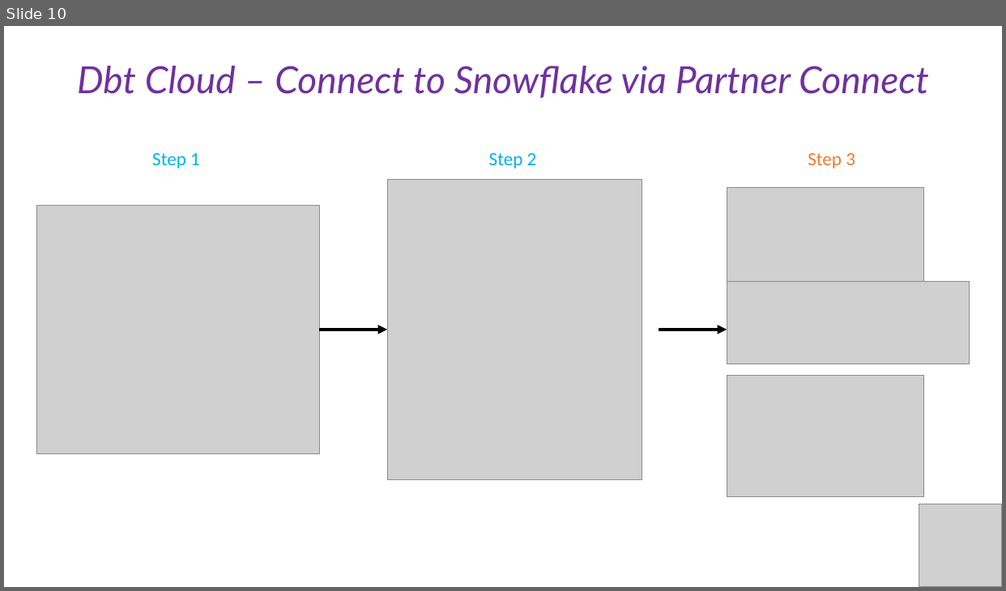
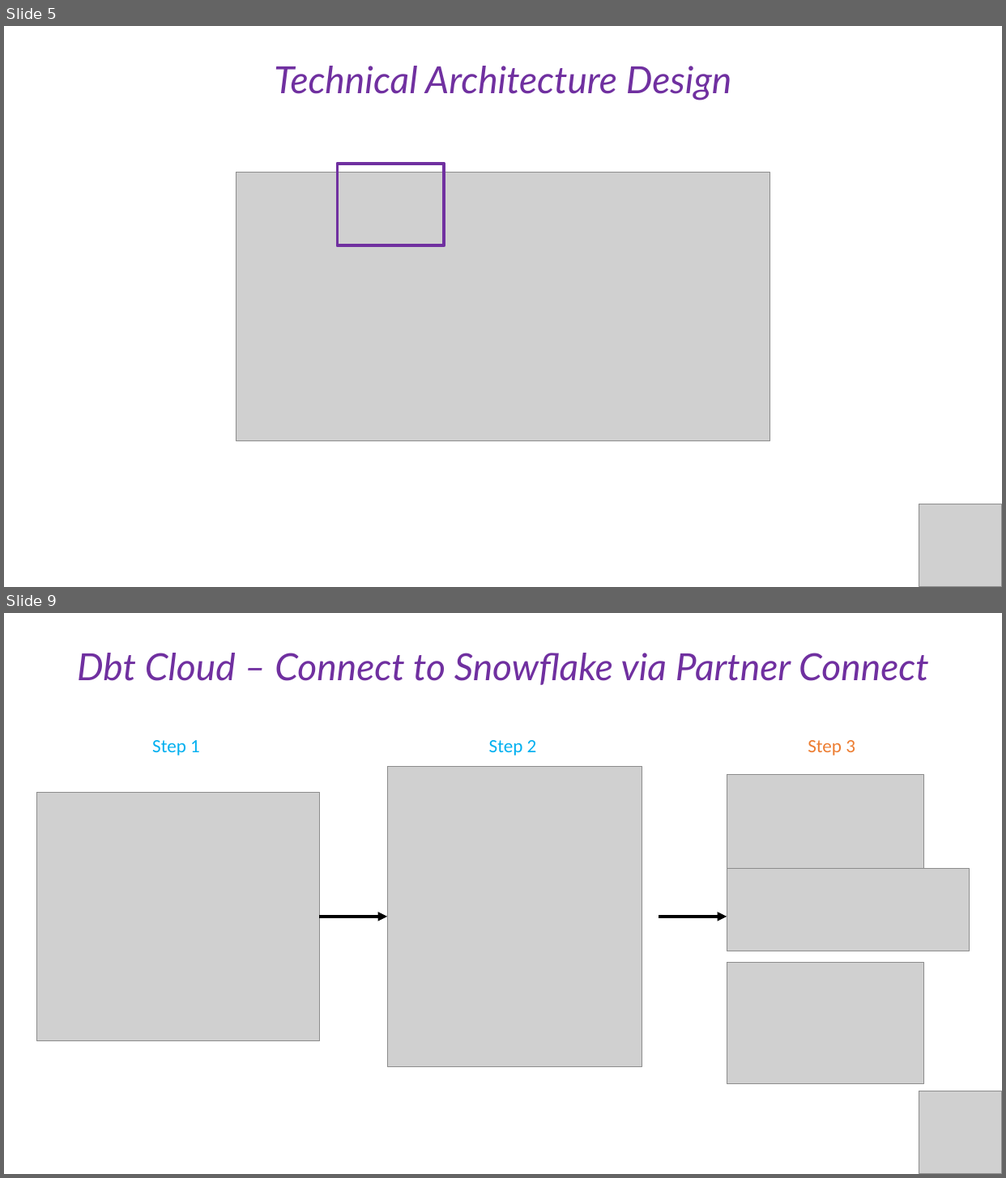
Before and after one commit to cesaramehri/Firn_CaseStudyTest, a slide deck: Presentation/Case Study - Presentation.pptx. Shown one above the other, each under a label of ours: slide 10 before the commit, slides 5 and 9 after it; the slides between them are not shown. The pictures are 1006x591 and 1006x1178 pixels, drawn with LibreOffice and Linux fonts; fonts in the diff are those of the drawing; grey boxes stand for pictures. Boxes give left, top, right and bottom in pixels: in the first picture for what was removed or moved away, otherwise in the second. Text is boxed around its words. In the diff, an @@ line names an element or a change of style, - is before the commit and + after.

```diff
--- a/Presentation/Case Study - Presentation.pptx
+++ b/Presentation/Case Study - Presentation.pptx
@@ slide 5 added at <box>4,26,1002,587</box>, background #FFFFFF @@
@@ text added at <box>274,66,732,101</box>, 36 pt, text #7030A0, italic @@
+Technical Architecture Design
@@ rectangle added at <box>337,164,444,246</box>, outline #7030A0 3 pt @@
@@ picture added at <box>236,173,770,441</box> @@
@@ picture added at <box>919,506,1002,587</box> @@
@@ what was slide 10 is now slide 9 @@
```
Also in this commit, not shown: 10 slides changed, 11 other slides added, 5 slides removed, 1 other file.
